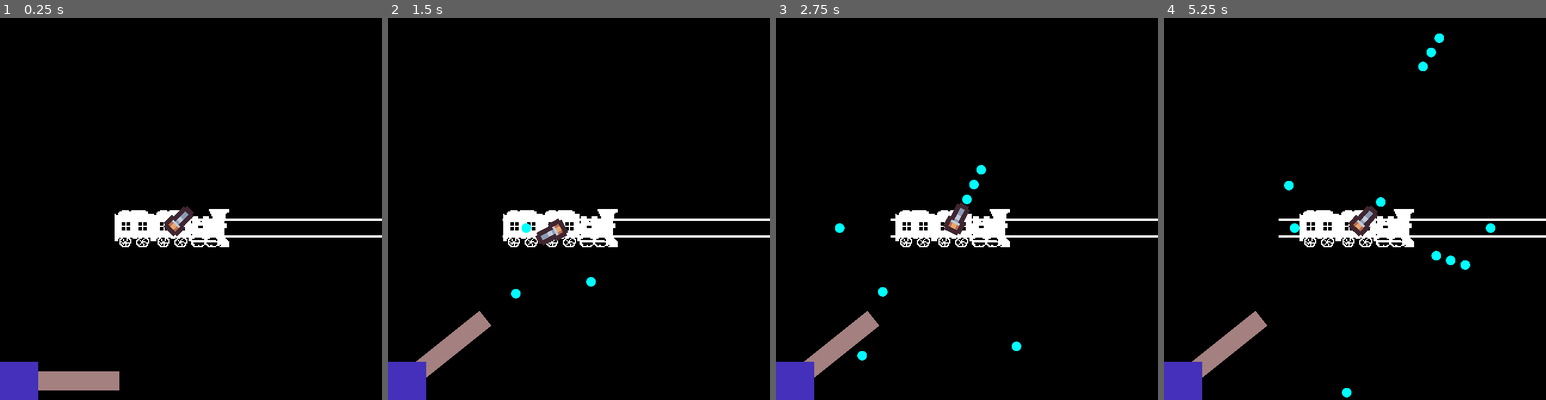
Above: before the commit, frames 1-4 (left to right).
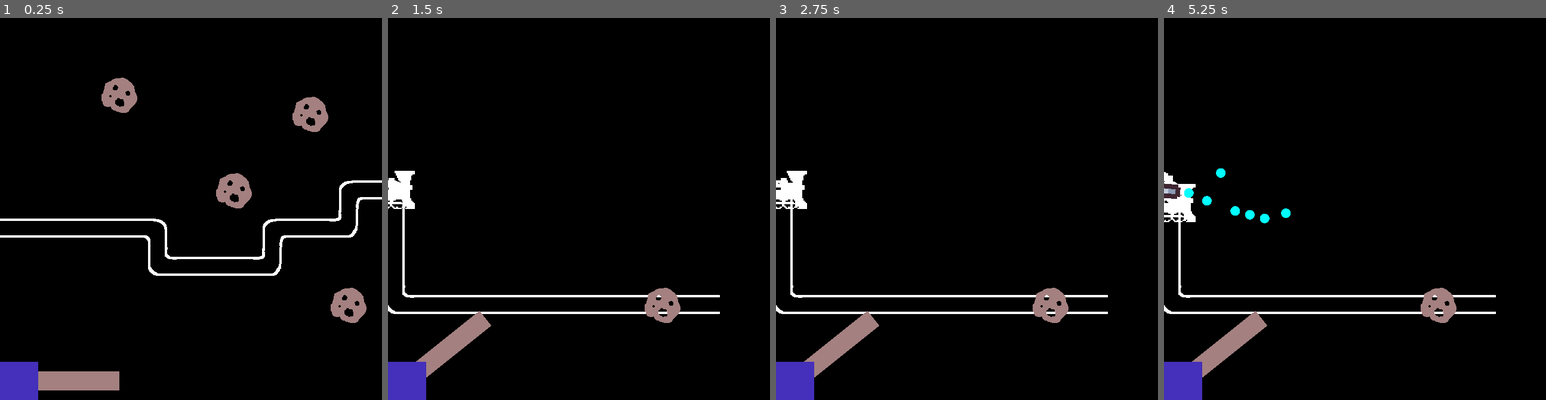
Above: after the commit, the same moments.

Repository: hughbagan/war-train
Game: Godot game, scene res://scenes/level.tscn
The game is run twice, just before and just after one commit, with the same random seed, the same clock (stepped at 60 frames per second) and the same inputs.
Inputs (mouse positions are in pixels of both pictures, inside the frame that each line leads up to):
- Up to frame 1 (0.25 s): no input
- Up to frame 2 (1.5 s): drag from (456, 380) to (598, 228) at 0.52 s; drag from (502, 228) to (445, 350) at 1.27 s
- Up to frame 3 (2.75 s): move the mouse to (1005, 124) at 2.02 s; press the mouse at (1005, 124) at 2.03 s
- Up to frame 4 (5.25 s): release the mouse at (1393, 124) at 2.75 s; drag from (1335, 285) to (1377, 228) at 2.77 s; move the mouse to (1469, 266) at 3.52 s; press the mouse at (1469, 266) at 3.53 s; release the mouse at (1469, 266) at 4.25 s; drag from (1240, 151) to (1351, 228) at 4.27 s; move the mouse to (1374, 209) at 5.02 s; press the mouse at (1374, 209) at 5.03 s

The runs differ from the first frame. In frame 1, 5.9% of the frame differs, in the area x 0-100%, y 15-80%; in frame 2, 5.1%; in frame 3, 5.4%; in frame 4, 6.1%, in the area x 0-100%, y 4-100%.

Commit message:
add rudimentary obstacle entity that stops train
can be destroyed by player bullets

Diff:
--- a/project.godot
+++ b/project.godot
@@ -51,6 +51,7 @@
 2d_physics/layer_3="PlayerBullet"
 2d_physics/layer_4="Enemy"
 2d_physics/layer_5="UI"
+2d_physics/layer_6="Obstacle"
 
 [physics]
 
--- a/scenes/bullet/bullet.gd
+++ b/scenes/bullet/bullet.gd
@@ -24,7 +24,7 @@
     if cols > 0:
         for i in range(cols):
             var col = get_slide_collision(i).get_collider()
-            if col is Enemy:
+            if col is Enemy or col is Obstacle:
                 col.hit(creator, damage)
                 queue_free()
 
--- a/scenes/bullet/bullet.tscn
+++ b/scenes/bullet/bullet.tscn
@@ -8,7 +8,7 @@
 
 [node name="Bullet" type="CharacterBody2D"]
 collision_layer = 4
-collision_mask = 8
+collision_mask = 40
 motion_mode = 1
 script = ExtResource("1_josjm")
 
--- a/scenes/level.tscn
+++ b/scenes/level.tscn
@@ -6,8 +6,8 @@
 [ext_resource type="PackedScene" uid="uid://ciilgxbyqticn" path="res://scenes/train_car/train_car.tscn" id="2_mdq6g"]
 [ext_resource type="Texture2D" uid="uid://pv2x1gar1yd2" path="res://common/tilemap_packed_edit.png" id="2_wc3kg"]
 [ext_resource type="PackedScene" uid="uid://b57xo4rca2lo5" path="res://scenes/gun_car/gun_car.tscn" id="3_q0ml3"]
-[ext_resource type="PackedScene" uid="uid://ci6bneccdtqsd" path="res://scenes/dummy_car/dummy_car.tscn" id="4_fr8ma"]
 [ext_resource type="Texture2D" uid="uid://b4dc16pawpqb1" path="res://common/tiles.png" id="5_4xxb2"]
+[ext_resource type="PackedScene" uid="uid://3hmrl1jpdc8l" path="res://scenes/obstacle/obstacle.tscn" id="9_5njms"]
 
 [sub_resource type="NavigationPolygon" id="NavigationPolygon_cv5rf"]
 source_geometry_group_name = &"navigation_polygon_source_group"
@@ -354,18 +354,31 @@
 texture_filter = 1
 tile_set = SubResource("TileSet_xk2s0")
 format = 2
-layer_0/tile_data = PackedInt32Array(327687, 131074, 1, 3276 …(297 unchanged characters)… 5538, 1, 262162, 2, 0, 262163, 131074, 1)
+layer_0/tile_data = PackedInt32Array(327687, 131074, 1, 3276 …(297 unchanged characters)… 5538, 1, 262162, 2, 0, 262163, 131074, 1, 262164, 131074, 1, 262165, 65538, 0, 327701, 131074, 0, 393237, 131074, 0, 458773, 2, 1, 458774, 131074, 1, 458775, 131074, 1, 458776, 131074, 1, 458777, 131074, 1, 458778, 131074, 1, 458779, 131074, 1, 458780, 131074, 1, 458781, 131074, 1)
 metadata/_edit_lock_ = true
 
 [node name="Train" type="Node2D" parent="."]
 y_sort_enabled = true
 
 [node name="TrainCar" parent="Train" instance=ExtResource("2_mdq6g")]
-position = Vector2(352, 352)
+position = Vector2(1376, 288)
 
 [node name="GunCar" parent="Train" instance=ExtResource("3_q0ml3")]
-position = Vector2(288, 352)
+position = Vector2(1312, 288)
+collision_mask = 0
 motion_mode = 0
 
-[node name="DummyCar" parent="Train" instance=ExtResource("4_fr8ma")]
-position = Vector2(224, 352)
+[node name="Obstacle" parent="." instance=ExtResource("9_5njms")]
+position = Vector2(992, 288)
+
+[node name="Obstacle2" parent="." instance=ExtResource("9_5njms")]
+position = Vector2(1184, 480)
+
+[node name="Obstacle3" parent="." instance=ExtResource("9_5njms")]
+position = Vector2(1120, 160)
+
+[node name="Obstacle4" parent="." instance=ExtResource("9_5njms")]
+position = Vector2(800, 128)
+
+[node name="Obstacle5" parent="." instance=ExtResource("9_5njms")]
+position = Vector2(1824, 480)
--- /dev/null
+++ b/scenes/obstacle/obstacle.gd
@@ -0,0 +1,8 @@
+class_name Obstacle extends StaticBody2D
+
+var hp:int = 4
+
+func hit(_bullet_owner:Node2D, dmg:int) -> void:
+    hp -= dmg
+    if hp <= 0:
+        queue_free()
--- /dev/null
+++ b/scenes/obstacle/obstacle.tscn
@@ -0,0 +1,48 @@
+[gd_scene load_steps=8 format=3 uid="uid://3hmrl1jpdc8l"]
+
+[ext_resource type="Script" path="res://scenes/obstacle/obstacle.gd" id="1_m8qel"]
+[ext_resource type="Texture2D" uid="uid://bcuuh1gxcoe2a" path="res://scenes/obstacle/obstacle.png" id="1_wnlqj"]
+
+[sub_resource type="AtlasTexture" id="AtlasTexture_ggyt5"]
+atlas = ExtResource("1_wnlqj")
+region = Rect2(0, 0, 64, 64)
+
+[sub_resource type="AtlasTexture" id="AtlasTexture_sx8cu"]
+atlas = ExtResource("1_wnlqj")
+region = Rect2(64, 0, 64, 64)
+
+[sub_resource type="AtlasTexture" id="AtlasTexture_lq2eb"]
+atlas = ExtResource("1_wnlqj")
+region = Rect2(128, 0, 64, 64)
+
+[sub_resource type="SpriteFrames" id="SpriteFrames_ctxdy"]
+animations = [{
+"frames": [{
+"duration": 1.0,
+"texture": SubResource("AtlasTexture_ggyt5")
+}, {
+"duration": 1.0,
+"texture": SubResource("AtlasTexture_sx8cu")
+}, {
+"duration": 1.0,
+"texture": SubResource("AtlasTexture_lq2eb")
+}],
+"loop": true,
+"name": &"default",
+"speed": 5.0
+}]
+
+[sub_resource type="CircleShape2D" id="CircleShape2D_uvag1"]
+radius = 30.0
+
+[node name="Obstacle" type="StaticBody2D"]
+collision_layer = 32
+collision_mask = 0
+script = ExtResource("1_m8qel")
+
+[node name="AnimatedSprite2D" type="AnimatedSprite2D" parent="."]
+texture_filter = 1
+sprite_frames = SubResource("SpriteFrames_ctxdy")
+
+[node name="CollisionShape2D" type="CollisionShape2D" parent="."]
+shape = SubResource("CircleShape2D_uvag1")
--- a/scenes/train_car/train_car.gd
+++ b/scenes/train_car/train_car.gd
@@ -104,7 +104,12 @@
 			car_behind.follow_behind(round_to_tile(global_position))
 
 	velocity = global_position.direction_to(agent.get_next_path_position()) * abs(current_speed)
-	move_and_slide()
+	var cols = move_and_slide()
+	if cols:
+		for i in get_slide_collision_count():
+			var col = get_slide_collision(i).get_collider()
+			if col is Obstacle:
+				stop_train()
 
 	if level_ref.outside_camera(global_position):
 		emit_signal("level_camera_exited", global_position)
@@ -134,6 +139,13 @@
 		car_behind.follow_behind(round_to_tile(global_position))
 
 
+func stop_train() -> void:
+	if cars[0] == self:
+		for car in cars:
+			car.current_speed = 0.0
+			car.brake_magnitude = 1.0
+
+
 func hit(dmg:float) -> void:
 	# Called by something hostile
 	if hp > 0.0:
--- a/scenes/train_car/train_car.tscn
+++ b/scenes/train_car/train_car.tscn
@@ -14,7 +14,7 @@
 [node name="TrainCar" type="CharacterBody2D"]
 texture_filter = 1
 collision_layer = 2
-collision_mask = 0
+collision_mask = 32
 collision_priority = 5.0
 motion_mode = 1
 script = ExtResource("1_1ka1h")
Binary file added: scenes/obstacle/obstacle.aseprite
Binary file added: scenes/obstacle/obstacle.png
Not shown, added: scenes/obstacle/obstacle.png.import
